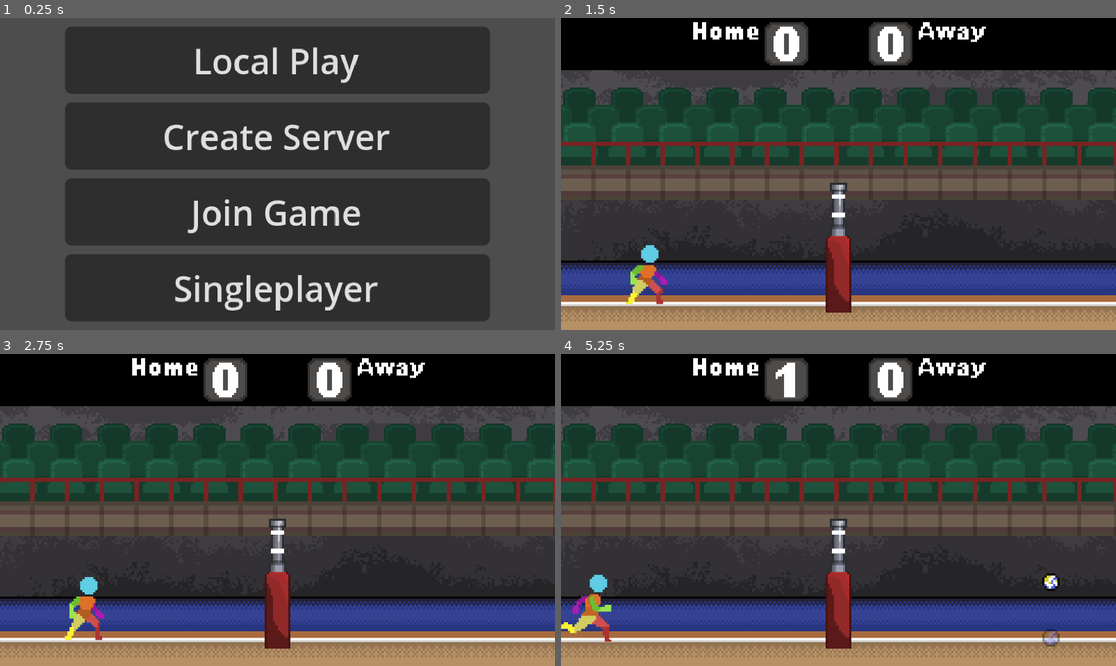
Above: before the commit, frames 1-4 (two rows, left to right).
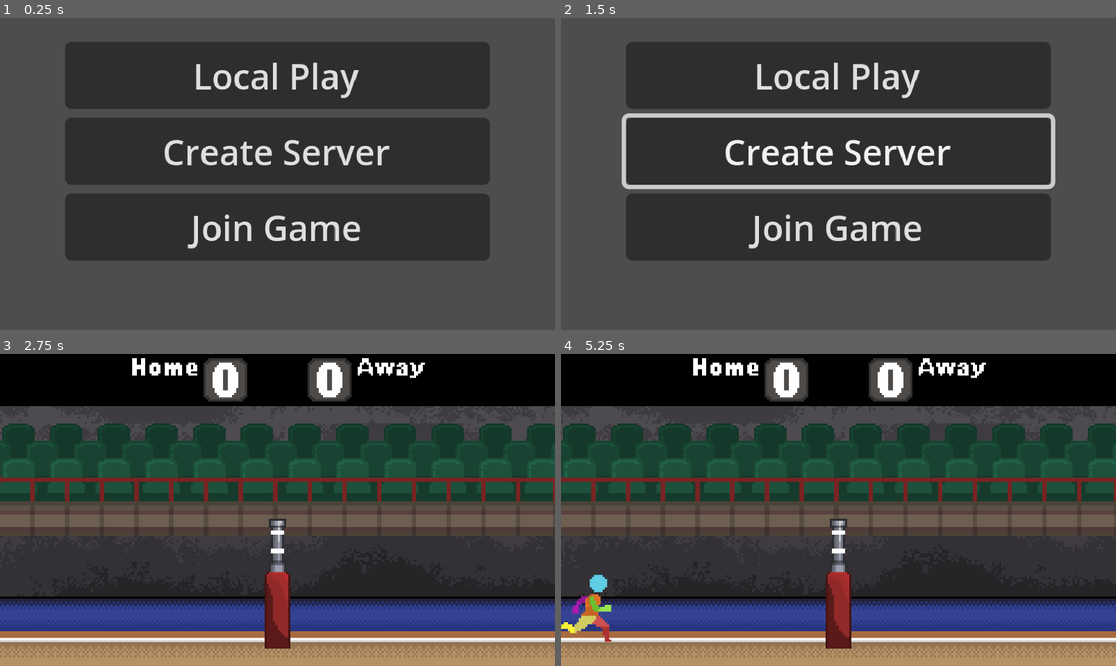
Above: after the commit, the same moments.

Repository: wonderdip/Arcade-Game
Game: Godot game, scene res://Scenes/main_menu.tscn
Same seed, same stepped clock (60 frames per second), same inputs: the game is played once before the commit and once after it.
Inputs (mouse positions are in pixels of both pictures, inside the frame that each line leads up to):
- Up to frame 1 (0.25 s): no input
- Up to frame 2 (1.5 s): click "Create Server" at 0.5 s; click (838, 286) at 1.25 s, where only the run before the commit has a clickable "Singleplayer"
- Up to frame 3 (2.75 s): click (277, 410) at 2 s, where only the run after the commit has a clickable "Local Play"
- Up to frame 4 (5.25 s): tap Enter at 2.75 s; hold C (Bump) 2.78-3.53 s; hold Right (right) 2.78-4.28 s; tap W (jump) at 3.02, 3.77 s; tap E (hit) at 3.6 s; hold A (left) 4.28-5.03 s; tap Q (spawnball_1) at 4.35 s; hold Right (right) from 5.03 s (still down); tap C (Bump) at 5.1 s

The runs differ from the first frame. In frame 1, 33% of the frame differs, in the area x 11-89%, y 2-98%; in frame 2, 74%, in the area x 0-100%, y 0-100%; in frame 3, 0.7%; in frame 4, 0.5%.

Commit message:
Revert "added singleplayer"
This reverts commit 51ebad262098732c1193a7ef40f2ab358bc90fd3.

Diff:
--- a/Scenes/main_menu.tscn
+++ b/Scenes/main_menu.tscn
@@ -37,11 +37,6 @@
 layout_mode = 2
 text = "Join Game"
 
-[node name="SinglePlayer" type="Button" parent="Server"]
-layout_mode = 2
-text = "Singleplayer"
-
 [connection signal="pressed" from="Server/Local" to="." method="_on_local_pressed"]
 [connection signal="pressed" from="Server/Server" to="." method="_on_server_pressed"]
 [connection signal="pressed" from="Server/Join" to="." method="_on_join_pressed"]
-[connection signal="pressed" from="Server/SinglePlayer" to="." method="_on_single_player_pressed"]
--- a/Scripts/main_menu.gd
+++ b/Scripts/main_menu.gd
@@ -16,7 +16,3 @@
 func _on_join_pressed() -> void:
 	Networkhandler.is_local = false
 	Networkhandler.start_client()
-
-
-func _on_single_player_pressed() -> void:
-	get_tree().change_scene_to_file("res://Scenes/world.tscn")
Not shown, removed: Assets/Future Front Page.png.import
